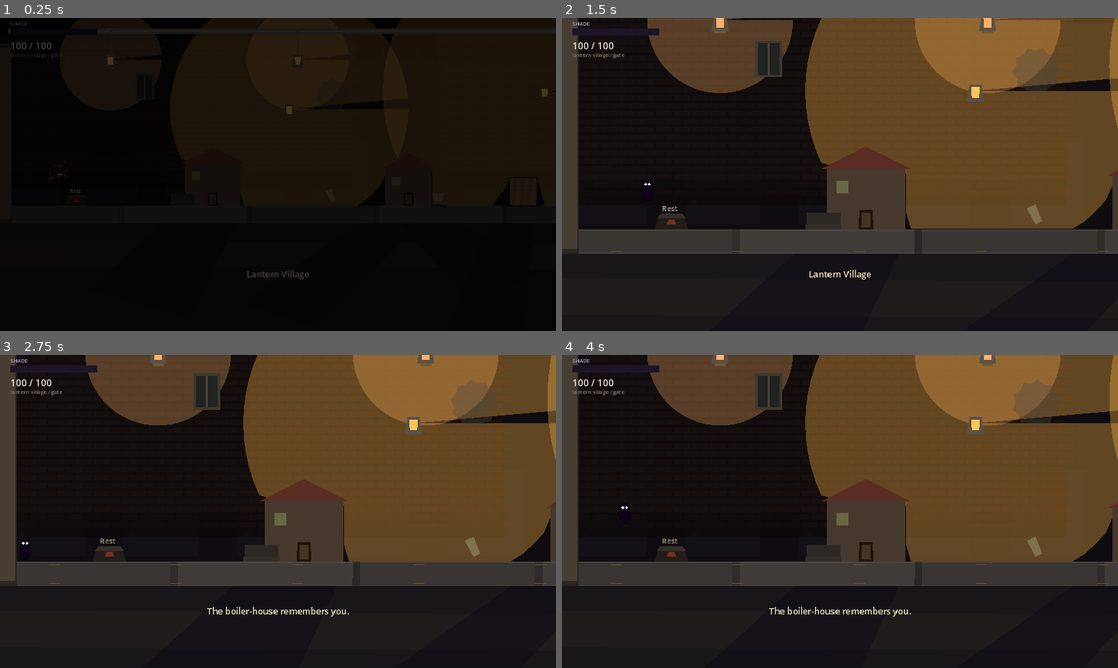
Above: before the commit, frames 1-4 (two rows, left to right).
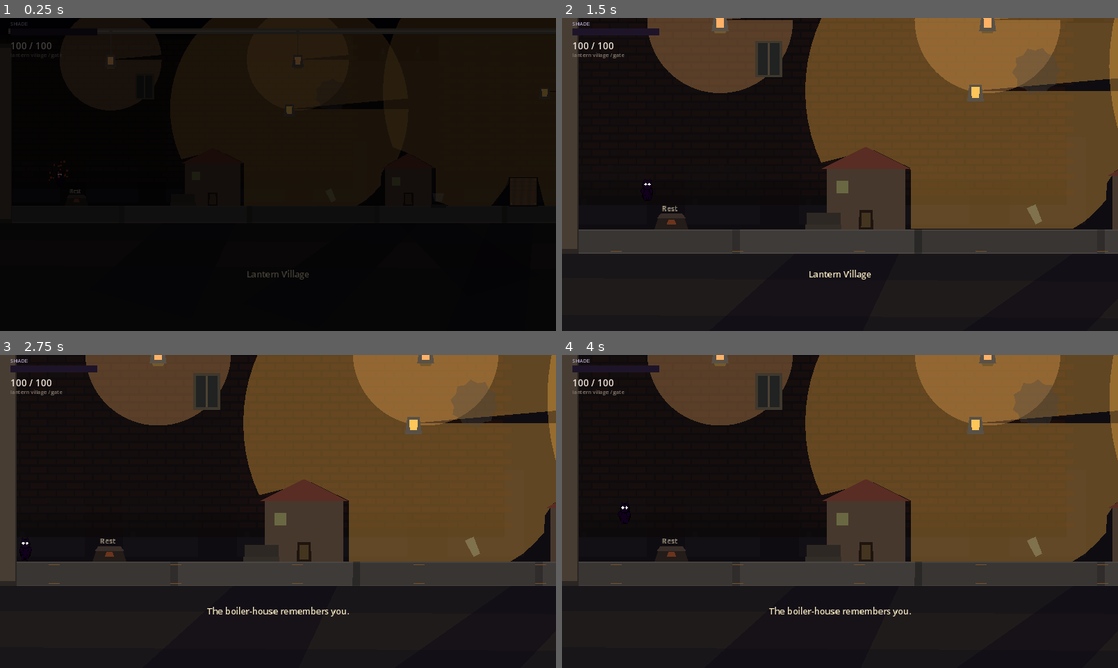
Above: after the commit, the same moments.

Repository: lukezhang2/Eclipseborn
Game: Godot game, scene res://scenes/rooms/LanternVillage.tscn
The game is run twice, just before and just after one commit, with the same random seed, the same clock (stepped at 60 frames per second) and the same inputs. This scene is started directly instead of the project's main scene.
Inputs (mouse positions are in pixels of both pictures, inside the frame that each line leads up to):
- Up to frame 1 (0.25 s): no input
- Up to frame 2 (1.5 s): tap Enter at 0.5 s; move the mouse to (962, 158) at 0.52 s; hold D (move_right) 0.53-1.25 s; hold F (attack) 0.53-1.25 s; click (962, 158) at 0.67 s; tap Space (jump) at 0.77 s; drag from (728, 190) to (717, 30) at 1.27 s
- Up to frame 3 (2.75 s): move the mouse to (333, 442) at 2.02 s; hold A (move_left) from 2.03 s (still down); hold Down (look_down) from 2.03 s (still down)
- Up to frame 4 (4 s): release A (move_left) at 2.75 s; release Down (look_down) at 2.75 s; tap Space (jump) at 2.75, 3.77 s; drag from (812, 574) to (1095, 477) at 2.77 s; tap Enter at 3.5 s; move the mouse to (1006, 558) at 3.52 s; hold D (move_right) from 3.53 s (still down); hold V (pull) from 3.53 s (still down)

The runs differ from the first frame. In frame 2, 0.2% of the frame differs, in the area x 46-100%, y 42-67%; in frame 3, 0.2%, in the area x 46-100%, y 40-66%; in frame 4, 0.2%.
Error in both runs: Invalid call. Nonexistent function 'get_rid' in base 'CollisionPolygon2D'. (res://scripts/shadow/LightSource.gd:44)

Commit message:
v0.1.4: blocks_light flag and editor draw-layer controls.
Why: toggle light occlusion without player collision; Layer ± shows piece vs player (0) for stacking.

Co-authored-by: lukezhang <lukezhang2@users.noreply.github.com>

Diff:
--- a/project.godot
+++ b/project.godot
@@ -7,7 +7,7 @@
 
 config/name="Eclipseborn"
 config/description="You aren't moving platforms. You're changing what counts as a platform."
-config/version="0.1.3"
+config/version="0.1.4"
 run/main_scene="res://scenes/ui/BootSplash.tscn"
 config/features=PackedStringArray("4.3", "Forward Plus")
 config/icon="res://icon.svg"
--- a/scripts/autoload/ShadowWorld.gd
+++ b/scripts/autoload/ShadowWorld.gd
@@ -5,8 +5,8 @@
 signal shadows_rebuilt
 
 const RAY_COUNT := 72
-## 1 = world, 8 = crates, 128 = scenery light blockers (houses) — never player-collidable.
-const OCCLUDER_MASK := 1 | 8 | 128
+## 1 = world, 8 = crates, 128 = LightOnlyBlocker (blocks_light scenery) — never player-collidable.
+const OCCLUDER_MASK := 1 | 8 | 128 ## keep in sync with PieceSpecs.LIGHT_BLOCK_PHYSICS_LAYER
 
 var lights: Array = []
 var occluders: Array = []
--- a/scripts/editor/EditorPiece.gd
+++ b/scripts/editor/EditorPiece.gd
@@ -21,6 +21,10 @@
 var anchor_mode: String = "center"
 ## NPC dialogue lines (one string per line). Empty for non-NPCs.
 var dialogue_lines: PackedStringArray = PackedStringArray()
+## If true, gameplay should occlude lantern washes (no player collision required).
+var blocks_light: bool = false
+## Draw order (z_index). Player is PieceSpecs.PLAYER_DRAW_LAYER (0).
+var draw_layer: int = 0
 
 var _visual: Sprite2D
 var _outline: Line2D
@@ -34,7 +38,7 @@
 
 
 func _ready() -> void:
-	z_index = 10
+	z_index = draw_layer
 	_rebuild()
 
 
@@ -73,6 +77,8 @@
 		"h": size.y,
 		"anchor": anchor_mode,
 		"builtin": builtin,
+		"blocks_light": blocks_light,
+		"layer": draw_layer,
 	}
 	if kind == Kind.LIGHT:
 		d["kind"] = "light"
@@ -101,6 +107,9 @@
 	var k: String = str(d.get("kind", "block"))
 	catalog_kind = k
 	anchor_mode = str(d.get("anchor", PieceSpecs.anchor(k)))
+	blocks_light = bool(d.get("blocks_light", PieceSpecs.default_blocks_light(k)))
+	draw_layer = int(d.get("layer", PieceSpecs.default_draw_layer(k)))
+	z_index = draw_layer
 	match k:
 		"background":
 			kind = Kind.BACKGROUND
@@ -137,6 +146,11 @@
 
 func get_dialogue_text() -> String:
 	return "\n".join(dialogue_lines)
+
+
+func set_draw_layer(layer: int) -> void:
+	draw_layer = clampi(layer, -20, 20)
+	z_index = draw_layer
 
 
 func set_selected(on: bool) -> void:
--- a/scripts/editor/LevelEditor.gd
+++ b/scripts/editor/LevelEditor.gd
@@ -30,6 +30,8 @@
 var _radius_row: HBoxContainer
 var _dialogue_row: VBoxContainer
 var _dialogue_edit: TextEdit
+var _blocks_light_btn: CheckButton
+var _layer_label: Label
 var _status: Label
 var _tool_label: Label
 var _zone_option: OptionButton
@@ -243,6 +245,45 @@
 	dlg_hint.add_theme_font_size_override("font_size", 11)
 	dlg_hint.add_theme_color_override("font_color", Color(0.65, 0.6, 0.5))
 	_dialogue_row.add_child(dlg_hint)
+
+	col.add_child(_section("Light & layer"))
+	_blocks_light_btn = CheckButton.new()
+	_blocks_light_btn.text = "Blocks light"
+	_blocks_light_btn.tooltip_text = "Occludes lantern washes without solid player collision (layer 128)"
+	_blocks_light_btn.disabled = true
+	_blocks_light_btn.toggled.connect(func(on: bool) -> void:
+		if _selected:
+			_selected.blocks_light = on
+			_status.text = "Blocks light: %s" % ("ON" if on else "OFF")
+	)
+	col.add_child(_blocks_light_btn)
+
+	var layer_row := HBoxContainer.new()
+	layer_row.add_theme_constant_override("separation", 6)
+	col.add_child(layer_row)
+	var layer_down := Button.new()
+	layer_down.text = "Layer −"
+	layer_down.tooltip_text = "Move selected piece one draw layer down (behind)"
+	layer_down.pressed.connect(func() -> void:
+		if _selected:
+			_selected.set_draw_layer(_selected.draw_layer - 1)
+			_update_inspector()
+	)
+	layer_row.add_child(layer_down)
+	var layer_up := Button.new()
+	layer_up.text = "Layer +"
+	layer_up.tooltip_text = "Move selected piece one draw layer up (in front)"
+	layer_up.pressed.connect(func() -> void:
+		if _selected:
+			_selected.set_draw_layer(_selected.draw_layer + 1)
+			_update_inspector()
+	)
+	layer_row.add_child(layer_up)
+	_layer_label = Label.new()
+	_layer_label.size_flags_horizontal = Control.SIZE_EXPAND_FILL
+	_layer_label.autowrap_mode = TextServer.AUTOWRAP_WORD_SMART
+	_layer_label.text = "Piece: —  |  Player: %d" % PieceSpecs.PLAYER_DRAW_LAYER
+	col.add_child(_layer_label)
 
 	col.add_child(_section("Tools"))
 	var tools := HBoxContainer.new()
@@ -444,7 +485,7 @@
 		var merged: Dictionary = cat.duplicate(true)
 		if overrides.has(id):
 			var ov: Dictionary = overrides[id]
-			for key in ["x", "y", "w", "h", "name", "radius", "light_kind", "pushable", "lines", "anchor"]:
+			for key in ["x", "y", "w", "h", "name", "radius", "light_kind", "pushable", "lines", "anchor", "blocks_light", "layer"]:
 				if ov.has(key):
 					merged[key] = ov[key]
 			overrides.erase(id)
@@ -500,6 +541,17 @@
 	else:
 		_dialogue_edit.text = ""
 	_syncing_dialogue = false
+	_blocks_light_btn.disabled = _selected == null
+	if _selected:
+		_blocks_light_btn.set_pressed_no_signal(_selected.blocks_light)
+		var rel := _selected.draw_layer - PieceSpecs.PLAYER_DRAW_LAYER
+		var rel_s := ("+%d" % rel) if rel > 0 else str(rel)
+		_layer_label.text = "Piece layer: %d (%s vs player)  |  Player layer: %d" % [
+			_selected.draw_layer, rel_s, PieceSpecs.PLAYER_DRAW_LAYER
+		]
+	else:
+		_blocks_light_btn.set_pressed_no_signal(false)
+		_layer_label.text = "Piece: —  |  Player layer: %d" % PieceSpecs.PLAYER_DRAW_LAYER
 
 
 func _on_dialogue_changed() -> void:
@@ -567,6 +619,8 @@
 	if _palette_id == "prop_npc":
 		d["name"] = "Shopkeeper"
 		d["lines"] = ["You're the stranger here — the only one who needs the shade."]
+	d["blocks_light"] = PieceSpecs.default_blocks_light(_palette_id)
+	d["layer"] = PieceSpecs.default_draw_layer(_palette_id)
 	_spawn_piece_dict(d)
 	_select(_pieces.back())
 	tool = Tool.MOVE
--- a/scripts/editor/PieceSpecs.gd
+++ b/scripts/editor/PieceSpecs.gd
@@ -13,6 +13,43 @@
 ## Pushable crates are ~1.2× the old 48 / 56 bases.
 const CRATE_COTTAGE := Vector2(58, 58)
 const CRATE_VILLAGE := Vector2(67, 67)
+
+## Draw layer the live Player uses (CharacterBody2D default z_index).
+const PLAYER_DRAW_LAYER := 0
+## Physics layer bit used only for light rays (not player collision). See ShadowWorld.
+const LIGHT_BLOCK_PHYSICS_LAYER := 128
+
+
+static func default_blocks_light(kind: String) -> bool:
+	match kind:
+		"floor", "wall", "block", "crate", "prop_house", "prop_desk", "prop_hatch":
+			return true
+		"light", "background", "prop_npc", "prop_bench", "prop_vent", "prop_checkpoint", \
+		"prop_enemy", "prop_bg_gear", "prop_pickup", "prop_pipe", "prop_window", "prop_valve":
+			return false
+		_:
+			return false
+
+
+static func default_draw_layer(kind: String) -> int:
+	## Relative to PLAYER_DRAW_LAYER (0). Negative = behind player.
+	match kind:
+		"background", "prop_bg_gear":
+			return -8
+		"prop_house", "prop_tower":
+			return -6
+		"floor", "wall", "block":
+			return -4
+		"prop_pipe", "prop_window", "prop_valve", "prop_desk":
+			return -3
+		"prop_bench", "prop_vent", "prop_checkpoint", "prop_crate", "prop_hatch", "prop_exit":
+			return -2
+		"crate", "prop_breakable", "prop_npc", "prop_enemy", "prop_switch":
+			return 1
+		"light", "prop_lantern", "prop_pickup":
+			return 2
+		_:
+			return 0
 
 
 static func default_size(kind: String) -> Vector2:
--- a/scripts/editor/ZoneCatalog.gd
+++ b/scripts/editor/ZoneCatalog.gd
@@ -130,6 +130,8 @@
 		"w": w,
 		"h": h,
 		"anchor": PieceSpecs.anchor(kind),
+		"blocks_light": PieceSpecs.default_blocks_light(kind),
+		"layer": PieceSpecs.default_draw_layer(kind),
 		"builtin": true,
 	}
 
@@ -145,6 +147,8 @@
 		"h": 36,
 		"radius": radius,
 		"anchor": "center",
+		"blocks_light": false,
+		"layer": PieceSpecs.default_draw_layer("light"),
 		"builtin": true,
 		"pushable": false,
 	}
@@ -164,6 +168,8 @@
 		"w": 28,
 		"h": 48,
 		"anchor": "bottom",
+		"blocks_light": false,
+		"layer": PieceSpecs.default_draw_layer("prop_npc"),
 		"builtin": true,
 		"lines": arr,
 	}
--- /dev/null
+++ b/scripts/shadow/LightOnlyBlocker.gd
@@ -0,0 +1,29 @@
+extends RefCounted
+class_name LightOnlyBlocker
+## Attach a light-blocking body (physics layer 128) + ShadowOccluder.
+## Does not collide with the player. Toggle via blocks_light.
+
+
+static func attach(parent: Node2D, local_poly: PackedVector2Array, enabled: bool = true) -> void:
+	## Remove any previous blocker children we tagged.
+	for c in parent.get_children():
+		if c.has_meta("light_only_blocker"):
+			c.queue_free()
+	if not enabled or local_poly.size() < 3:
+		return
+
+	var body := StaticBody2D.new()
+	body.name = "LightOnlyBody"
+	body.set_meta("light_only_blocker", true)
+	body.collision_layer = PieceSpecs.LIGHT_BLOCK_PHYSICS_LAYER
+	body.collision_mask = 0
+	var cs := CollisionPolygon2D.new()
+	cs.polygon = local_poly
+	body.add_child(cs)
+	parent.add_child(body)
+
+	var occ := ShadowOccluder.new()
+	occ.name = "LightOnlyOccluder"
+	occ.set_meta("light_only_blocker", true)
+	occ.local_polygon = local_poly
+	parent.add_child(occ)
--- a/scripts/world/House.gd
+++ b/scripts/world/House.gd
@@ -1,12 +1,14 @@
 extends Node2D
 class_name House
 ## Village house facade — F at the door loads a real interior zone.
+## blocks_light: occludes lanterns without player collision.
 
 
 @export var house_name: String = "House"
 @export var house_id: String = "house_keep"
 @export var width: float = 120.0
 @export var height: float = 90.0
+@export var blocks_light: bool = true
 @export var interior_scene: String = "res://scenes/rooms/HouseInterior.tscn"
 
 var _prompt: Label
@@ -52,24 +54,7 @@
 	])
 	add_child(win)
 
-	## Light-only blocker (layer 128). Not in the player's mask, so the street stays walkable.
-	## ShadowWorld OCCLUDER_MASK includes 128 so washes still stop at the facade.
-	var body := StaticBody2D.new()
-	body.collision_layer = 128
-	body.collision_mask = 0
-	var cs := CollisionPolygon2D.new()
-	cs.polygon = PackedVector2Array([
-		Vector2(-hx, 0), Vector2(hx, 0), Vector2(hx, -height), Vector2(-hx, -height)
-	])
-	body.add_child(cs)
-	add_child(body)
-	var occ := ShadowOccluder.new()
-	## Wall + roof silhouette for umbra wedges.
-	occ.local_polygon = PackedVector2Array([
-		Vector2(-hx - 8, 0), Vector2(hx + 8, 0), Vector2(hx + 8, -height),
-		Vector2(0, -height - 36), Vector2(-hx - 8, -height)
-	])
-	add_child(occ)
+	_apply_light_block(hx)
 
 	_prompt = Label.new()
 	_prompt.text = "F — Enter %s" % house_name
@@ -78,6 +63,20 @@
 	_prompt.add_theme_color_override("font_color", Color(0.92, 0.86, 0.7))
 	_prompt.visible = false
 	add_child(_prompt)
+
+
+func set_blocks_light(on: bool) -> void:
+	blocks_light = on
+	var hx := width * 0.5
+	_apply_light_block(hx)
+
+
+func _apply_light_block(hx: float) -> void:
+	var poly := PackedVector2Array([
+		Vector2(-hx - 8, 0), Vector2(hx + 8, 0), Vector2(hx + 8, -height),
+		Vector2(0, -height - 36), Vector2(-hx - 8, -height)
+	])
+	LightOnlyBlocker.attach(self, poly, blocks_light)
 
 
 func _process(_delta: float) -> void:
--- a/scripts/world/LanternVillage.gd
+++ b/scripts/world/LanternVillage.gd
@@ -102,35 +102,32 @@
 
 func _build_houses() -> void:
 	## Shopkeepers live inside — street only shows doors.
-	if not LevelData.is_removed("lantern_village", "house_keep"):
-		var h1 := House.new()
-		h1.position = Vector2(520, FLOOR_TOP)
-		h1.house_name = "Lantern Keep"
-		h1.house_id = "house_keep"
-		h1.width = 130.0
-		h1.height = 100.0
-		LevelData.tag(h1, "house_keep")
-		add_child(h1)
-
-	if not LevelData.is_removed("lantern_village", "house_gear"):
-		var h2 := House.new()
-		h2.position = Vector2(980, FLOOR_TOP)
-		h2.house_name = "Gearwright"
-		h2.house_id = "house_gear"
-		h2.width = 110.0
-		h2.height = 88.0
-		LevelData.tag(h2, "house_gear")
-		add_child(h2)
-
-	if not LevelData.is_removed("lantern_village", "house_inn"):
-		var h3 := House.new()
-		h3.position = Vector2(1780, FLOOR_TOP)
-		h3.house_name = "Shade Inn"
-		h3.house_id = "house_inn"
-		h3.width = 140.0
-		h3.height = 110.0
-		LevelData.tag(h3, "house_inn")
-		add_child(h3)
+	_spawn_house("house_keep", "Lantern Keep", Vector2(520, FLOOR_TOP), 130.0, 100.0)
+	_spawn_house("house_gear", "Gearwright", Vector2(980, FLOOR_TOP), 110.0, 88.0)
+	_spawn_house("house_inn", "Shade Inn", Vector2(1780, FLOOR_TOP), 140.0, 110.0)
+
+
+func _spawn_house(id: String, title: String, pos: Vector2, w: float, h: float) -> void:
+	if LevelData.is_removed("lantern_village", id):
+		return
+	var house := House.new()
+	house.position = pos
+	house.house_name = title
+	house.house_id = id
+	house.width = w
+	house.height = h
+	house.blocks_light = true
+	var saved := LevelData.merged_piece("lantern_village", id)
+	if saved.has("blocks_light"):
+		house.blocks_light = bool(saved.get("blocks_light"))
+	if saved.has("layer"):
+		house.z_index = int(saved.get("layer"))
+	if saved.has("x"):
+		house.position.x = float(saved.get("x"))
+	if saved.has("y"):
+		house.position.y = float(saved.get("y"))
+	LevelData.tag(house, id)
+	add_child(house)
 
 
 func _build_light_puzzle() -> void:
Not shown, changed: AI planning.md
Not shown, changed: docs/LEVEL_EDITOR.md
